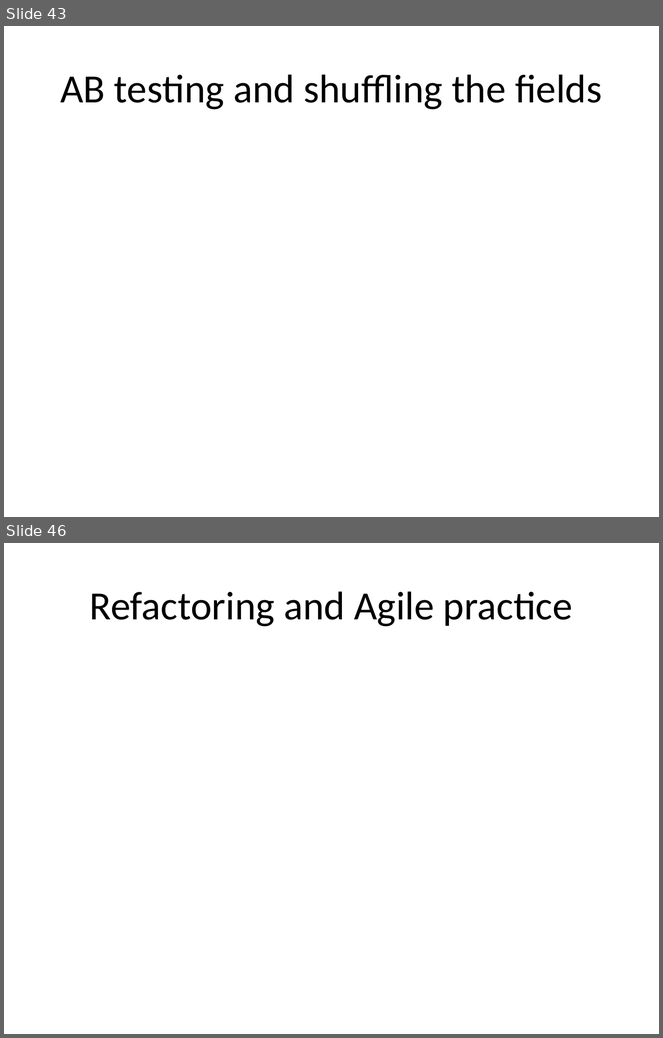
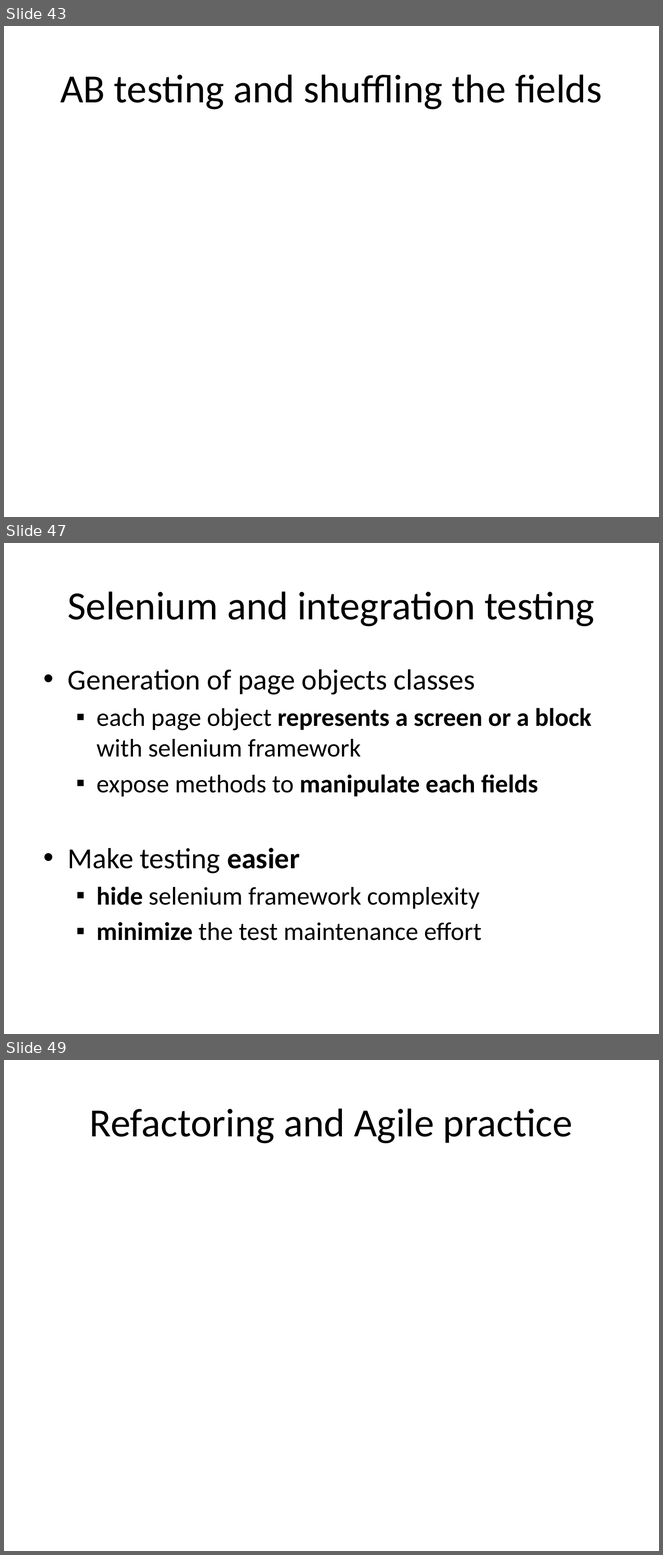
Before and after one commit to lesfurets/mdl4ui, a slide deck: mdl4ui-docs/mdl4ui_cg2013.pptx. Shown one above the other, each under a label of ours: slides 43 and 46 before the commit, slides 43, 47 and 49 after it; the slides between them are not shown. The pictures are 663x1038 and 663x1555 pixels, drawn with LibreOffice and Linux fonts; fonts in the diff are those of the drawing. Boxes give left, top, right and bottom in pixels: in the first picture for what was removed or moved away, otherwise in the second. Text is boxed around its words. In the diff, an @@ line names an element or a change of style, - is before the commit and + after.

```diff
--- a/mdl4ui-docs/mdl4ui_cg2013.pptx
+++ b/mdl4ui-docs/mdl4ui_cg2013.pptx
@@ slide 47 added at (4, 543, 659, 1034), background #FFFFFF @@
@@ title added at (67, 591, 595, 627), 44 pt, text #000000 @@
+Selenium and integration testing
@@ text added at (68, 669, 592, 941), 28 pt, text #000000 @@
+• Generation of page objects classes
+  ▪ each page object represents a screen or a block with selenium framework
+  ▪ expose methods to manipulate each fields
+• Make testing easier
+  ▪ hide selenium framework complexity
+  ▪ minimize the test maintenance effort
@@ what was slide 46 is now slide 49 @@
```
Also in this commit, not shown: 2 slides changed, 2 other slides added, 1 other file.
